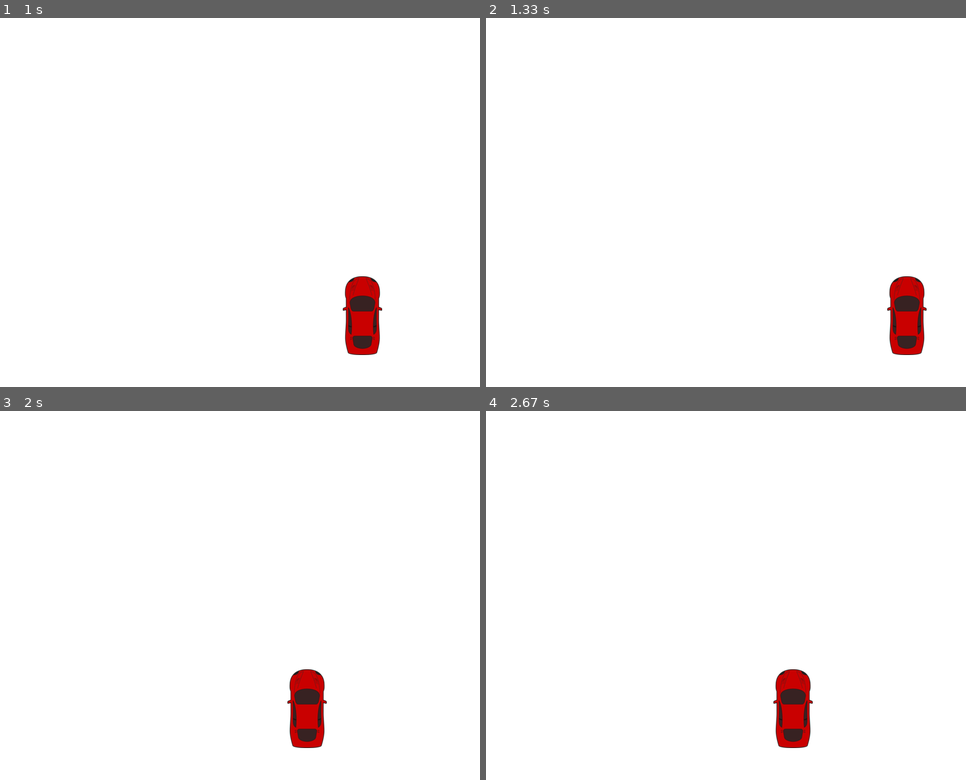
Above: before the commit, frames 1-4 (two rows, left to right).
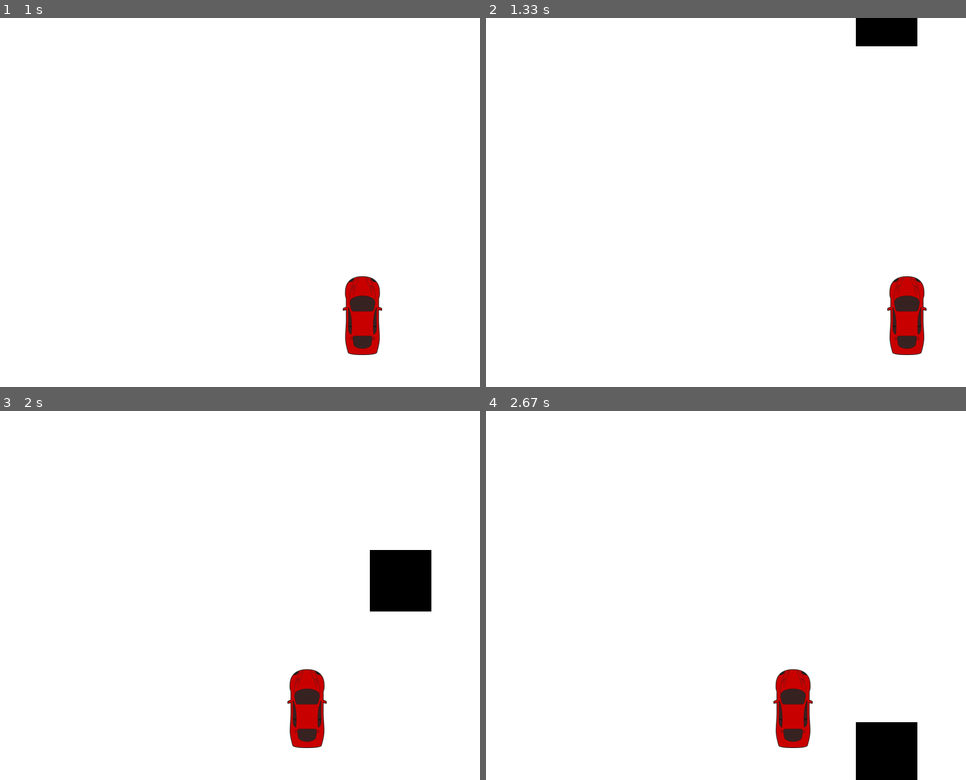
Above: after the commit, the same moments.

Repository: jake32321/RacingGame_PyGame
Game: pygame game, started from racing_game_main.py
Same seed, same stepped clock (60 frames per second), same inputs: the game is played once before the commit and once after it.
Inputs:
- Up to frame 1 (1 s): hold Right 0.33-0.8 s; hold Right from 0.83 s (still down)
- Up to frame 2 (1.33 s): release Right at 1.3 s
- Up to frame 3 (2 s): hold Left 1.33-1.87 s; hold Left from 1.9 s (still down)
- Up to frame 4 (2.67 s): release Left at 2.3 s; hold Right from 2.33 s (still down)

Frame 1 is identical in both runs. In frame 2, 1.0% of the frame differs, in the area x 77-90%, y 0-8%; in frame 3, 2.1%, in the area x 77-90%, y 37-55%; in frame 4, 2.0%.

Commit message:
added objects to the road

Diff:
--- a/racing_game_main.py
+++ b/racing_game_main.py
@@ -1,4 +1,5 @@
 import pygame
+import random
 import time
 
 pygame.init()
@@ -19,6 +20,9 @@
 clock = pygame.time.Clock() #Sets game clock
 
 car_image = pygame.image.load('car-from-top-hi.png')
+
+def road_object(road_objectX, road_objectY, road_objectW, road_objectH, color):
+	pygame.draw.rect(gameDisplay, color, [road_objectX, road_objectY, road_objectW, road_objectH])
 
 def crash(): #Displays message at the end of the game
 	message_display('You Crashed')
@@ -47,6 +51,12 @@
 
 	x_change = 0
 
+	road_objectStartX = random.randrange(0, display_width)
+	road_objectStartY = -600
+	road_objectSpeed = 7
+	road_objectWidth = 100
+	road_objectHeight = 100
+
 	gameExit = False #End game var
 
 	while not gameExit:  #Starts the game loop
@@ -70,10 +80,15 @@
 		x += x_change #Sets the new x based on the event
 		pygame.display.update()
 		gameDisplay.fill(white)
+		road_object(road_objectStartX, road_objectStartY, road_objectWidth, road_objectHeight, black)
+		road_objectStartY += road_objectSpeed
 		car(x, y)
 
 		if x > display_width-car_width or x < 0:
 			crash()
+		if road_objectStartY > display_height:
+			road_objectStartY = 0 - road_objectHeight
+			road_objectStartX = random.randrange(0, display_width)
 
 		clock.tick(60)
 
